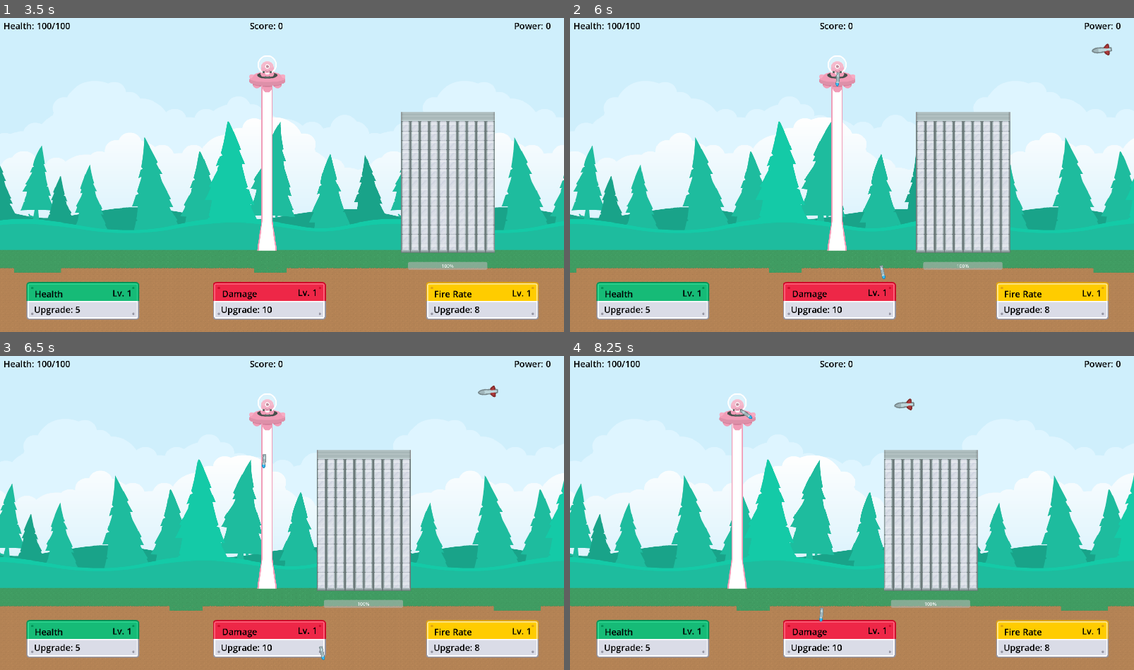
Above: before the commit, frames 1-4 (two rows, left to right).
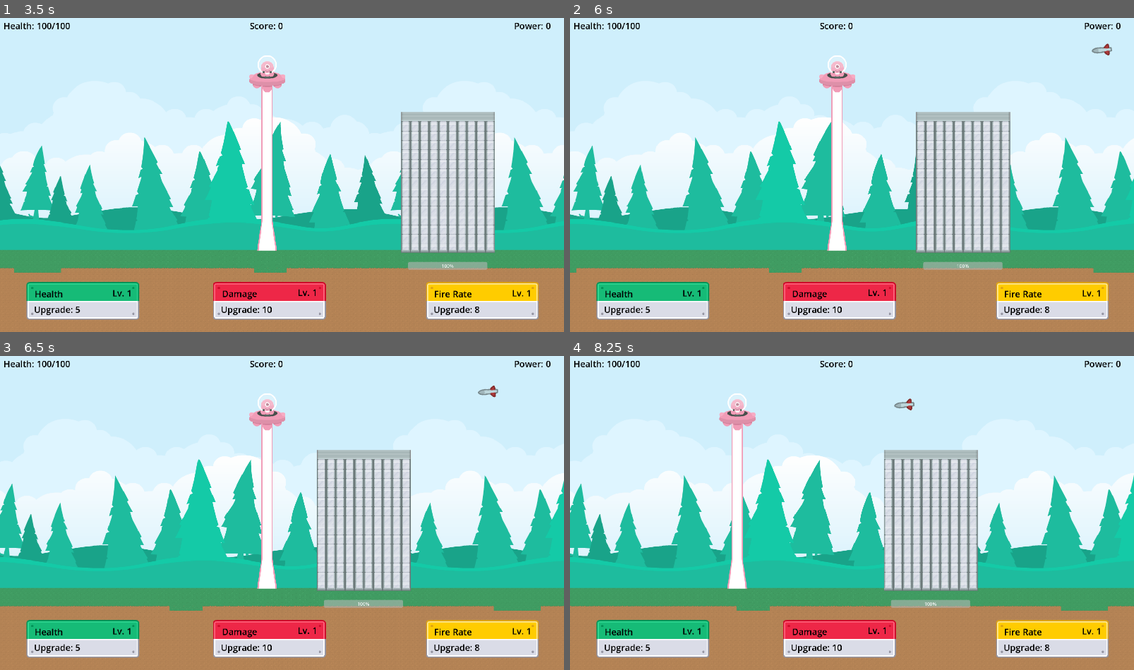
Above: after the commit, the same moments.

Repository: PsimoonGames/KenneyJam2025
Game: Godot game, scene res://Scenes/MainMenu.tscn
Same seed, same stepped clock (60 frames per second), same inputs: the game is played once before the commit and once after it.
Inputs (mouse positions are in pixels of both pictures, inside the frame that each line leads up to):
- Up to frame 1 (3.5 s): click "Play" at 0.5 s; click "Health" at 1.25 s; click "Damage" at 2 s; click "Fire Rate" at 2.75 s
- Up to frame 2 (6 s): tap Enter at 3.5 s; move the mouse to (852, 134) at 3.52 s; hold D (right) 3.53-4.28 s; click (852, 134) at 3.67 s; move the mouse to (739, 190) at 4.27 s; hold A (left) 4.28-5.03 s; move the mouse to (908, 102) at 5.02 s; hold D (right) from 5.03 s (still down); move the mouse to (823, 237) at 5.77 s; click (823, 237) at 5.92 s
- Up to frame 3 (6.5 s): keep holding D (right)
- Up to frame 4 (8.25 s): move the mouse to (1021, 560) at 6.52 s; release D (right) at 6.53 s; hold A (left) from 6.53 s (still down); move the mouse to (682, 462) at 7.27 s; move the mouse to (880, 513) at 8.02 s; click (880, 513) at 8.17 s

Frame 1 is identical in both runs. In frame 2, less than 0.1% of the frame differs, in the area x 47-56%, y 17-84%; in frame 3, less than 0.1%, in the area x 46-58%, y 31-97%; in frame 4, less than 0.1%.

Commit message:
added music

Diff:
--- /dev/null
+++ b/planetarydestruction/Scenes/AudioManager.tscn
@@ -0,0 +1,16 @@
+[gd_scene load_steps=2 format=3 uid="uid://bw0c07fjnf2fs"]
+
+[ext_resource type="AudioStream" uid="uid://bmbfsb1nnsp0i" path="res://audio/music.mp3" id="1_dygvs"]
+
+[node name="Control" type="Control"]
+layout_mode = 3
+anchors_preset = 15
+anchor_right = 1.0
+anchor_bottom = 1.0
+grow_horizontal = 2
+grow_vertical = 2
+
+[node name="MusicPlayer" type="AudioStreamPlayer2D" parent="."]
+stream = ExtResource("1_dygvs")
+volume_db = -5.0
+autoplay = true
--- a/planetarydestruction/Scenes/GameOver.tscn
+++ b/planetarydestruction/Scenes/GameOver.tscn
@@ -1,7 +1,7 @@
 [gd_scene load_steps=6 format=4 uid="uid://d1ltfntjmbjcc"]
 
 [ext_resource type="Texture2D" uid="uid://vf02njfn220l" path="res://Assets/Backgrounds/backgroundColorForest.png" id="1_k52d1"]
-[ext_resource type="Script" uid="uid://cot04lexeun6s" path="res://Scenes/game_over.gd" id="1_ktc4i"]
+[ext_resource type="Script" uid="uid://cot04lexeun6s" path="res://scripts/game_over.gd" id="1_ktc4i"]
 [ext_resource type="Texture2D" uid="uid://1hugiaw508fo" path="res://Assets/Tilemap/tilemap.png" id="2_ktc4i"]
 
 [sub_resource type="TileSetAtlasSource" id="TileSetAtlasSource_df05h"]
--- a/planetarydestruction/Scenes/HUD.tscn
+++ b/planetarydestruction/Scenes/HUD.tscn
@@ -1,7 +1,7 @@
 [gd_scene load_steps=5 format=3 uid="uid://d4h37sihqwk7u"]
 
 [ext_resource type="Texture2D" uid="uid://b1m7wefpeixf7" path="res://Assets/UI/green.png" id="1_jo1ms"]
-[ext_resource type="Script" uid="uid://cv30rrfwal315" path="res://Scenes/hud.gd" id="1_s3jbq"]
+[ext_resource type="Script" uid="uid://cv30rrfwal315" path="res://scripts/hud.gd" id="1_s3jbq"]
 [ext_resource type="Texture2D" uid="uid://bw3f7oqltcjaf" path="res://Assets/UI/red.png" id="1_sd512"]
 [ext_resource type="Texture2D" uid="uid://chljenqc71xb1" path="res://Assets/UI/button_square_header_large_rectangle_screws.png" id="3_psnte"]
 
--- a/planetarydestruction/Scenes/buildings/Skyscraper.tscn
+++ b/planetarydestruction/Scenes/buildings/Skyscraper.tscn
@@ -1,7 +1,7 @@
 [gd_scene load_steps=4 format=4 uid="uid://c7v0a6enbd17"]
 
 [ext_resource type="TileSet" uid="uid://sqdohnjoya2j" path="res://Assets/Tilemap/TileSet.tres" id="1_0mx4b"]
-[ext_resource type="Script" uid="uid://fctjpvv18jmu" path="res://Scenes/buildings/building.gd" id="1_ngefd"]
+[ext_resource type="Script" uid="uid://fctjpvv18jmu" path="res://scripts/building.gd" id="1_ngefd"]
 
 [sub_resource type="RectangleShape2D" id="RectangleShape2D_0mx4b"]
 size = Vector2(322, 482)
--- a/planetarydestruction/Scenes/enemy_missiles.tscn
+++ b/planetarydestruction/Scenes/enemy_missiles.tscn
@@ -1,6 +1,6 @@
 [gd_scene load_steps=4 format=3 uid="uid://di5pi4dvix3hg"]
 
-[ext_resource type="Script" uid="uid://cna0o3d33bqxu" path="res://Scenes/missiles.gd" id="1_qvcgg"]
+[ext_resource type="Script" uid="uid://cna0o3d33bqxu" path="res://scripts/missiles.gd" id="1_qvcgg"]
 [ext_resource type="Texture2D" uid="uid://dwsmc8uq4ea1t" path="res://Assets/spaceMissiles_001.png" id="1_st3sw"]
 
 [sub_resource type="RectangleShape2D" id="RectangleShape2D_qvcgg"]
--- a/planetarydestruction/Scenes/friendly_missile.tscn
+++ b/planetarydestruction/Scenes/friendly_missile.tscn
@@ -1,6 +1,6 @@
 [gd_scene load_steps=4 format=3 uid="uid://ce6ibjwjwksfp"]
 
-[ext_resource type="Script" uid="uid://cna0o3d33bqxu" path="res://Scenes/missiles.gd" id="1_pyeen"]
+[ext_resource type="Script" uid="uid://cna0o3d33bqxu" path="res://scripts/missiles.gd" id="1_pyeen"]
 [ext_resource type="Texture2D" uid="uid://dly7r243vht0c" path="res://Assets/spaceMissiles_011.png" id="1_yro6p"]
 
 [sub_resource type="RectangleShape2D" id="RectangleShape2D_pyeen"]
--- a/planetarydestruction/project.godot
+++ b/planetarydestruction/project.godot
@@ -18,6 +18,7 @@
 [autoload]
 
 PlayerStats="*res://playerStats.gd"
+AudioManager="*res://Scenes/AudioManager.tscn"
 
 [display]
 
Not shown, changed: planetarydestruction/audio/music.mp3.import
Renamed: planetarydestruction/Scenes/buildings/building.gd -> planetarydestruction/scripts/building.gd
Renamed: planetarydestruction/Scenes/buildings/building.gd.uid -> planetarydestruction/scripts/building.gd.uid
Renamed: planetarydestruction/Scenes/game_over.gd -> planetarydestruction/scripts/game_over.gd
Renamed: planetarydestruction/Scenes/game_over.gd.uid -> planetarydestruction/scripts/game_over.gd.uid
Renamed: planetarydestruction/Scenes/hud.gd -> planetarydestruction/scripts/hud.gd
Renamed: planetarydestruction/Scenes/hud.gd.uid -> planetarydestruction/scripts/hud.gd.uid
Renamed: planetarydestruction/Scenes/missiles.gd -> planetarydestruction/scripts/missiles.gd
Renamed: planetarydestruction/Scenes/missiles.gd.uid -> planetarydestruction/scripts/missiles.gd.uid
